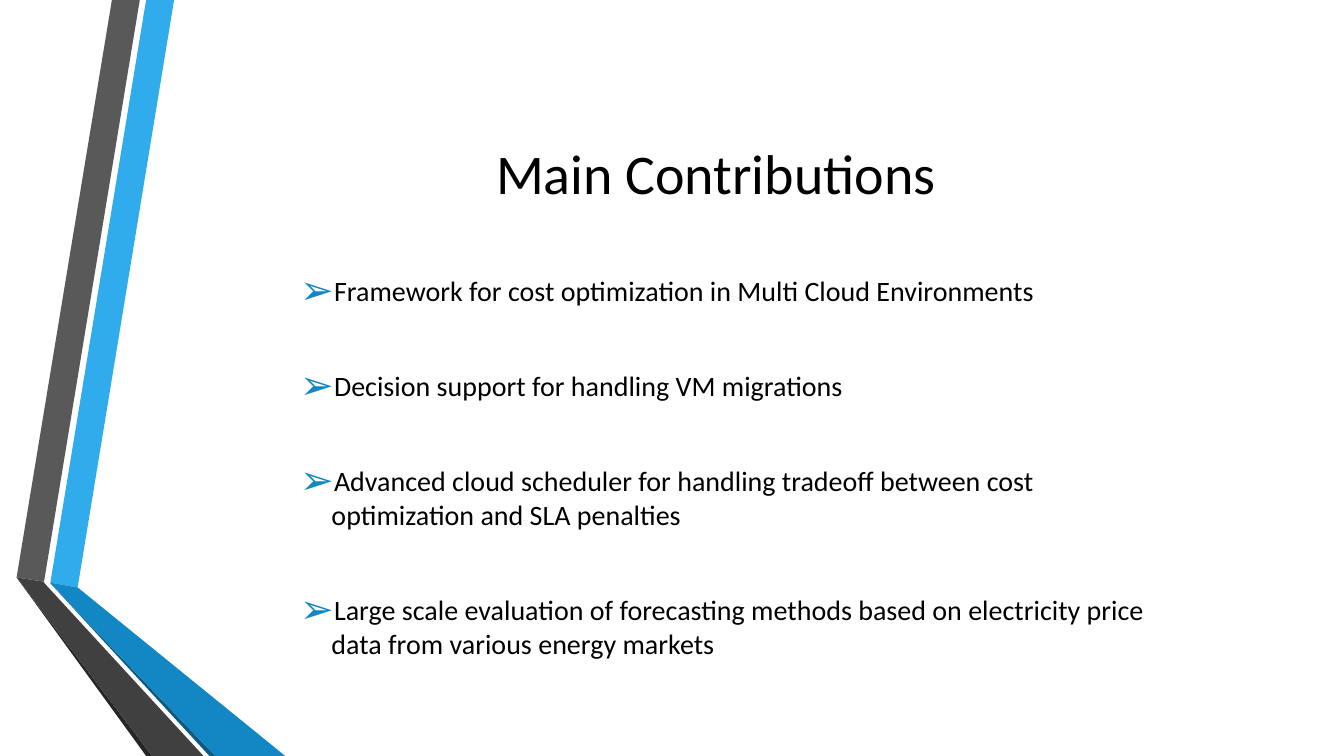
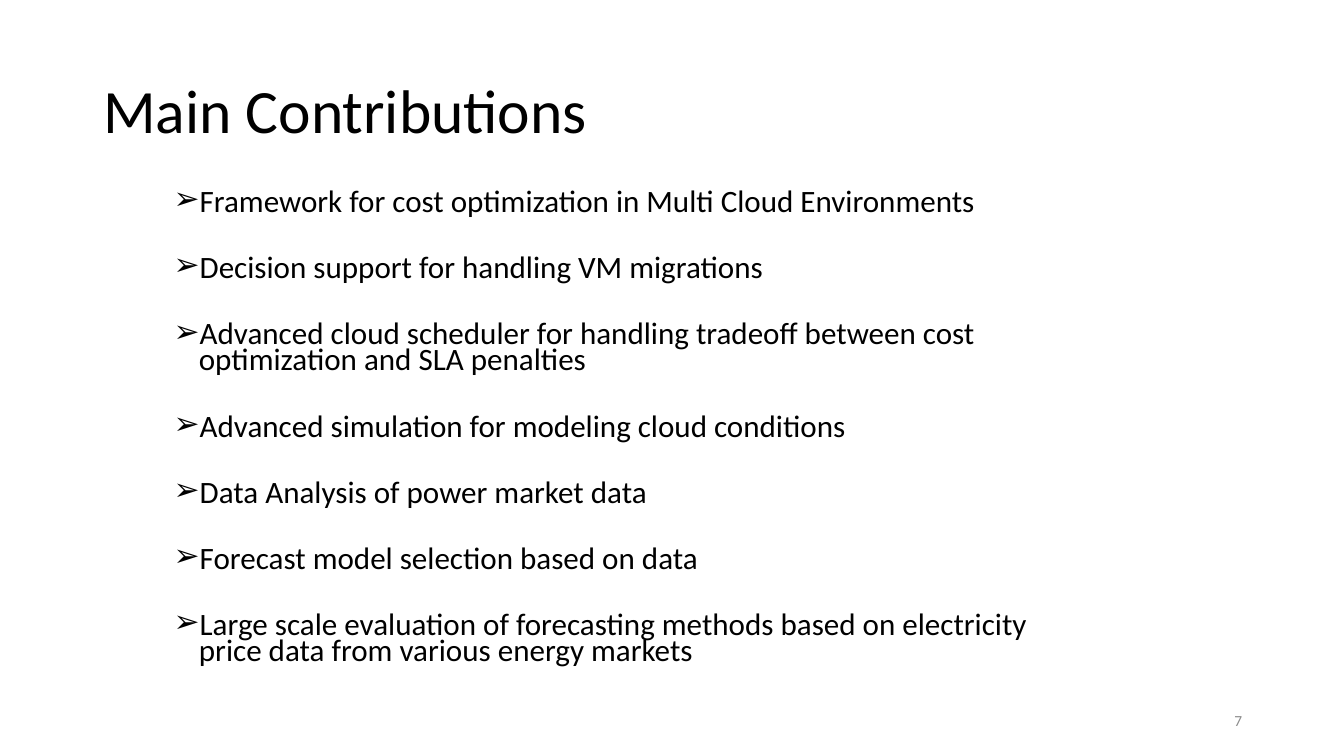
Before and after one commit to and2egg/diploma-thesis, a slide deck: slide 7 of Presentation/Cost aware resource management in distributed cloud data centers.pptx (slide 6 before the commit). Drawn at 1344x756 pixels with LibreOffice and Linux fonts; fonts in the diff are those of the drawing; background and template pictures are left out. Boxes give left, top, right and bottom in pixels: in the first picture for what was removed or moved away, otherwise in the second. Text is boxed around its words. In the diff, an @@ line names an element or a change of style, - is before the commit and + after.

```diff
--- a/Presentation/Cost aware resource management in distributed cloud data centers.pptx
+++ b/Presentation/Cost aware resource management in distributed cloud data centers.pptx
@@ title "Main Contributions": place and size @@
-title "Main Contributions" at <box>496,155,935,195</box>
+title "Main Contributions" at <box>103,90,587,134</box>
@@ title "Main Contributions" at <box>103,90,587,134</box>: size 40 to 44 pt; alignment centre to left; line spacing 1 to 0.9 @@
@@ text "Framework for cost optimization in ...": place and size @@
-text "Framework for cost optimization in ..." at <box>331,281,1144,659</box>
+text "Framework for cost optimization in ..." at <box>199,190,1026,667</box>
@@ text "Framework for cost optimization in ..." at <box>199,190,1026,667</box>: vertical alignment middle to top @@
@@ text at <box>199,190,1026,667</box>: size 20 to 22.2 pt in "Framework for cost optimization in Multi Cloud ...", "Decision support for handling VM migrations", "Advanced cloud scheduler for handling tradeoff between ...", "Large scale evaluation of forecasting methods based ..."; indent changed; line spacing 1 to 0.7; less space between paragraphs @@
@@ text at <box>200,415,845,570</box>: paragraphs added @@
+  ➢ Advanced simulation for modeling cloud conditions
+  ➢ Data Analysis of power market data
+  ➢ Forecast model selection based on data
@@ group removed at <box>16,0,285,756</box>: 6 freeform shapes @@
@@ page number added at <box>1234,716,1242,726</box>, 11 pt, text #8C8C8C @@
+7
```
Also in this commit, not shown: 15 other slides changed, 8 slides added, 10 slides removed, 7 other files.
